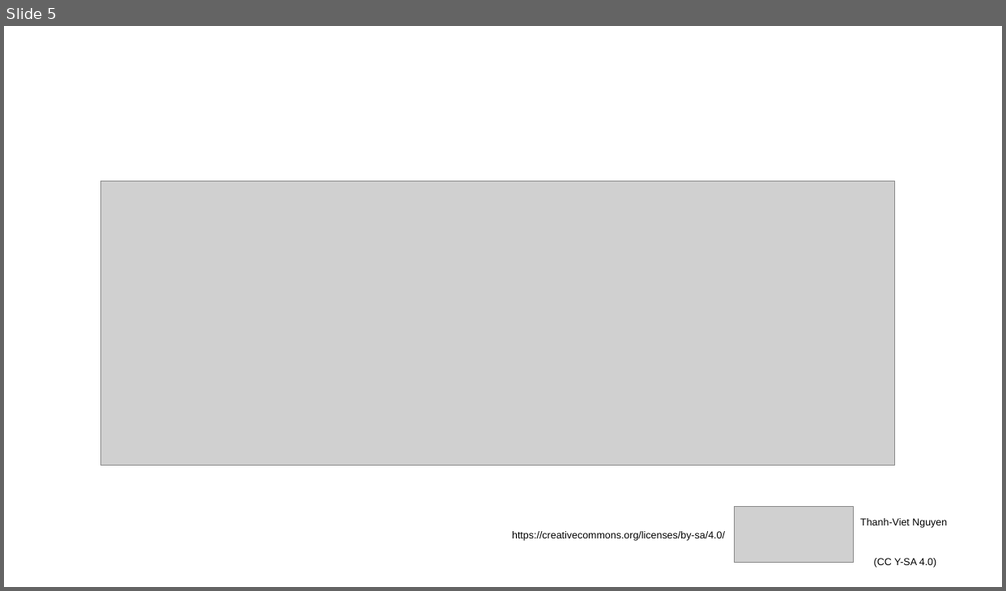
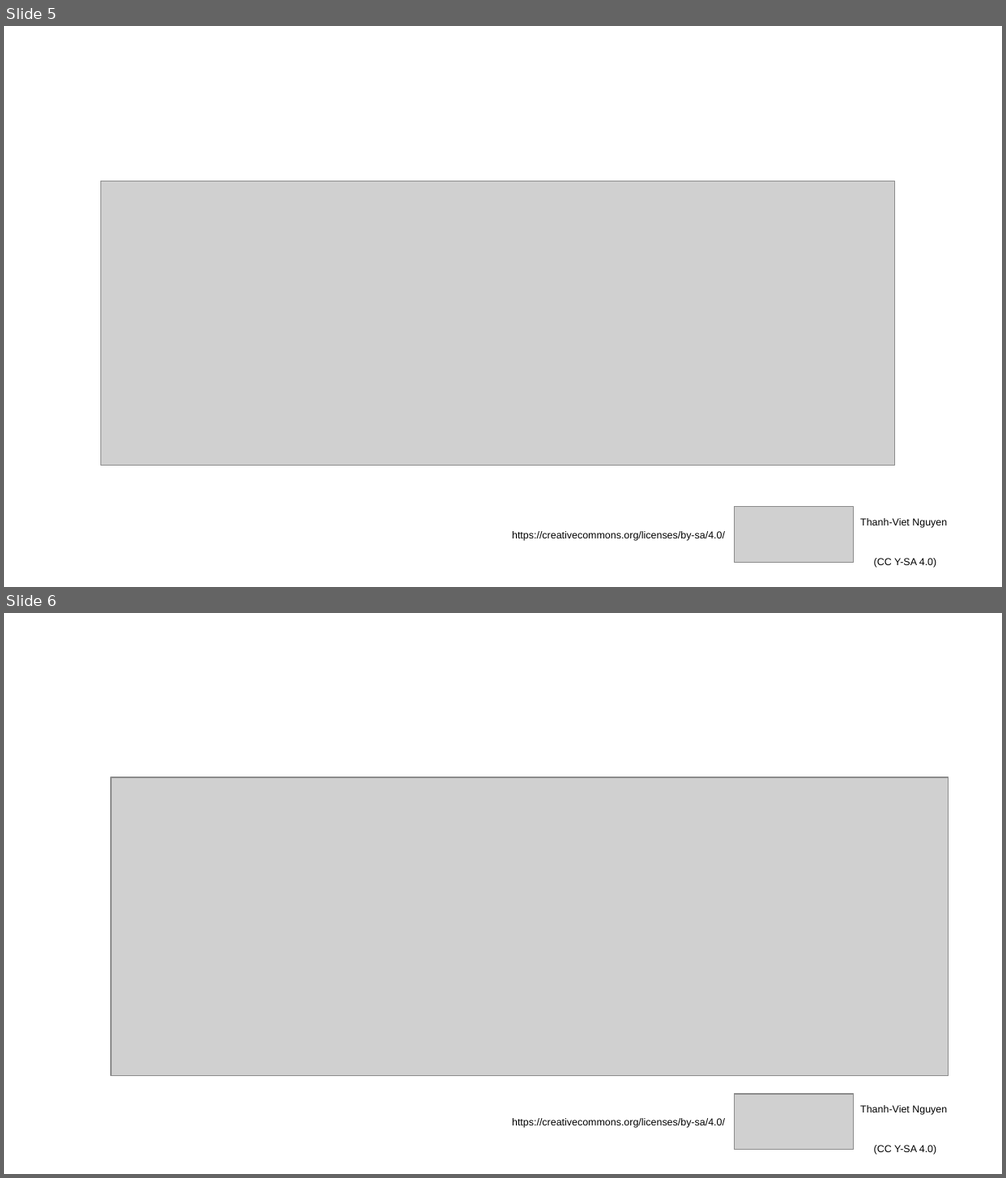
Before and after one commit to Quanterm/Mitbestimmung-im-Betrieb, a slide deck: Funktion und Arbeit von Betriebsräten2.odp. Shown one above the other, each under a label of ours: slide 5 before the commit, slides 5 and 6 after it. The pictures are 1006x591 and 1006x1178 pixels, drawn with LibreOffice and Linux fonts; fonts in the diff are those of the drawing; grey boxes stand for pictures; background and template pictures are left out. Boxes give left, top, right and bottom in pixels: in the first picture for what was removed or moved away, otherwise in the second. Text is boxed around its words. In the diff, an @@ line names an element or a change of style, - is before the commit and + after.

```diff
--- a/Funktion und Arbeit von Betriebsräten2.odp
+++ b/Funktion und Arbeit von Betriebsräten2.odp
@@ slide 6 added at box(4, 613, 1002, 1174), background picture (left out) @@
@@ title added at box(53, 636, 953, 730), 33 pt, text #FFFFFF @@
+Erhöhte Rechte
@@ picture added at box(111, 777, 948, 1076) @@
@@ picture added at box(735, 1095, 854, 1150) @@
@@ text added at box(512, 1118, 725, 1128), 8 pt, text #000000 @@
+https://creativecommons.org/licenses/by-sa/4.0/
@@ text added at box(860, 1105, 947, 1155), 8 pt, text #000000 @@
+Thanh-Viet Nguyen
+(CC Y-SA 4.0)
```
Also in this commit, not shown: 4 slides changed, 1 slide removed, 16 other files.
